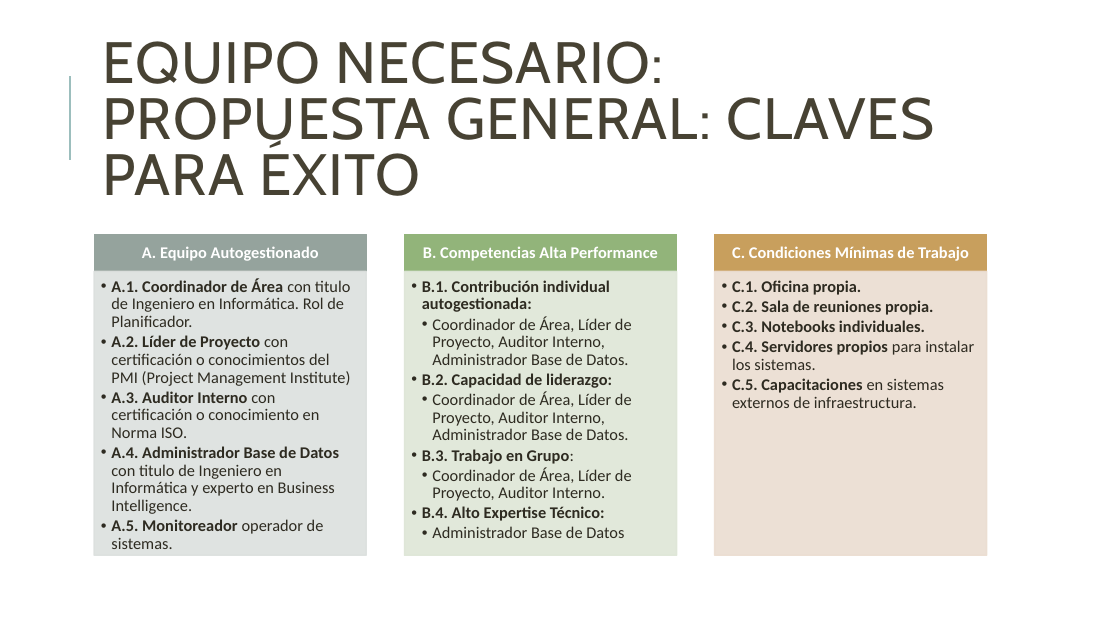
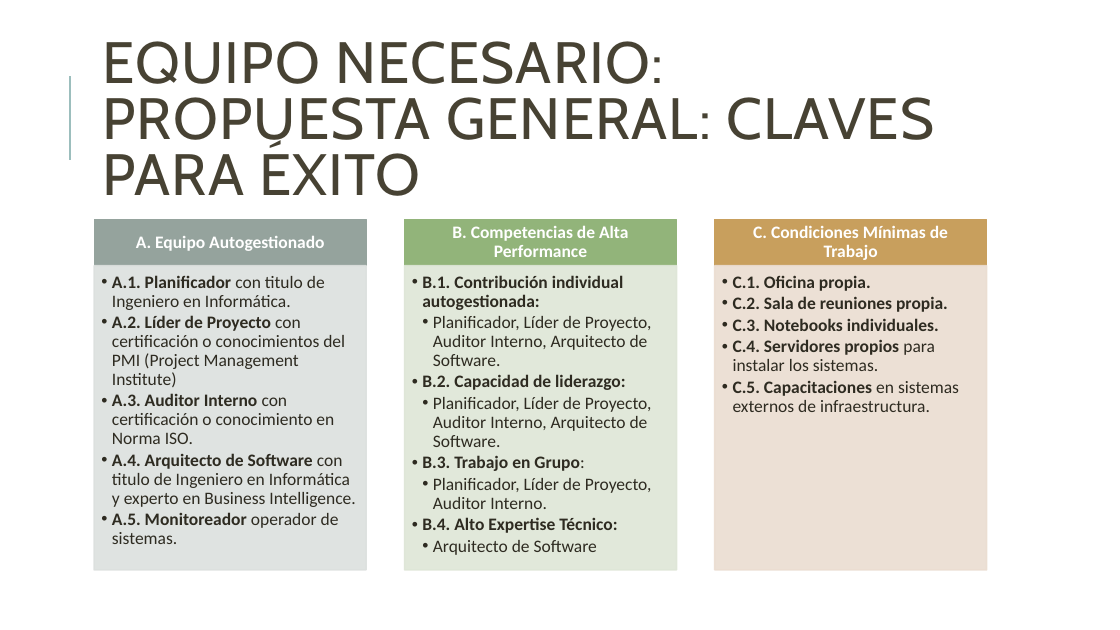
Before and after one commit to jsrxar/dge, a slide deck: slide 30 of 1-general/1-presentaciones/planificacion-control-presentacion-v2.pptx (slide 29 before the commit). Drawn at 1120x630 pixels with LibreOffice and Linux fonts; fonts in the diff are those of the drawing. Boxes give left, top, right and bottom in pixels: in the first picture for what was removed or moved away, otherwise in the second. Text is boxed around its words. In the diff, an @@ line names an element or a change of style, - is before the commit and + after.

```diff
--- a/1-general/1-presentaciones/planificacion-control-presentacion-v2.pptx
+++ b/1-general/1-presentaciones/planificacion-control-presentacion-v2.pptx
@@ text "A. Equipo Autogestionado": place and size @@
-text "A. Equipo Autogestionado" at [142, 246, 319, 261]
+text "A. Equipo Autogestionado" at [136, 236, 324, 251]
@@ rectangle: place and size @@
-rectangle at [94, 234, 366, 271]
+rectangle at [94, 219, 366, 266]
@@ rectangle: place and size @@
-rectangle at [405, 234, 677, 271]
+rectangle at [405, 219, 677, 266]
@@ text at [452, 226, 628, 257]: text changed; size 14 to 15 pt @@
-B. Competencias Alta Performance
+B. Competencias de Alta Performance
@@ size 14 to 15 pt in 3 elements at [733, 276, 959, 412], [136, 236, 324, 251], [753, 225, 948, 260] @@
@@ text "C. Condiciones Mínimas de Trabajo": place and size @@
-text "C. Condiciones Mínimas de Trabajo" at [732, 246, 969, 261]
+text "C. Condiciones Mínimas de Trabajo" at [753, 225, 948, 260]
@@ rectangle: place and size @@
-rectangle at [715, 234, 987, 271]
+rectangle at [715, 219, 987, 266]
@@ rectangle: place and size @@
-rectangle at [94, 271, 366, 555]
+rectangle at [94, 266, 366, 570]
@@ rectangle: place and size @@
-rectangle at [405, 271, 677, 555]
+rectangle at [405, 266, 677, 570]
@@ rectangle: place and size @@
-rectangle at [715, 271, 987, 555]
+rectangle at [715, 266, 987, 570]
@@ text at [112, 275, 325, 310]: text changed; size 14 to 15 pt @@
-  •• A.1. Coordinador de Área con titulo de Ingeniero en Informática. Rol de Planificador.
+  •• A.1. Planificador con titulo de Ingeniero en Informática.
@@ text at [422, 275, 625, 533]: size 14 to 15 pt in "B.1. Contribución individual autogestionada:", "B.2. Capacidad de liderazgo:", "B.3. Trabajo en Grupo:", "B.4. Alto Expertise Técnico:" @@
@@ text at [112, 315, 345, 544]: size 14 to 15 pt in "A.2. Líder de Proyecto con certificación o ...", "A.3. Auditor Interno con certificación o conocimiento ...", "A.5. Monitoreador operador de sistemas." @@
@@ text at [433, 316, 652, 366]: text changed; size 14 to 15 pt @@
-    •• Coordinador de Área, Líder de Proyecto, Auditor Interno, Administrador Base de Datos.
+    •• Planificador, Líder de Proyecto, Auditor Interno, Arquitecto de Software.
@@ text at [433, 397, 652, 447]: text changed; size 14 to 15 pt @@
-    •• Coordinador de Área, Líder de Proyecto, Auditor Interno, Administrador Base de Datos.
+    •• Planificador, Líder de Proyecto, Auditor Interno, Arquitecto de Software.
@@ text at [112, 453, 355, 507]: text changed; size 14 to 15 pt @@
-  •• A.4. Administrador Base de Datos con titulo de Ingeniero en Informática y experto en Business Intelligence.
+  •• A.4. Arquitecto de Software con titulo de Ingeniero en Informática y experto en Business Intelligence.
@@ text at [433, 478, 652, 509]: text changed; size 14 to 15 pt @@
-    •• Coordinador de Área, Líder de Proyecto, Auditor Interno.
+    •• Planificador, Líder de Proyecto, Auditor Interno.
@@ text at [433, 540, 597, 555]: text changed; size 14 to 15 pt @@
-    •• Administrador Base de Datos
+    •• Arquitecto de Software
```
Also in this commit, not shown: 9 other slides changed.
